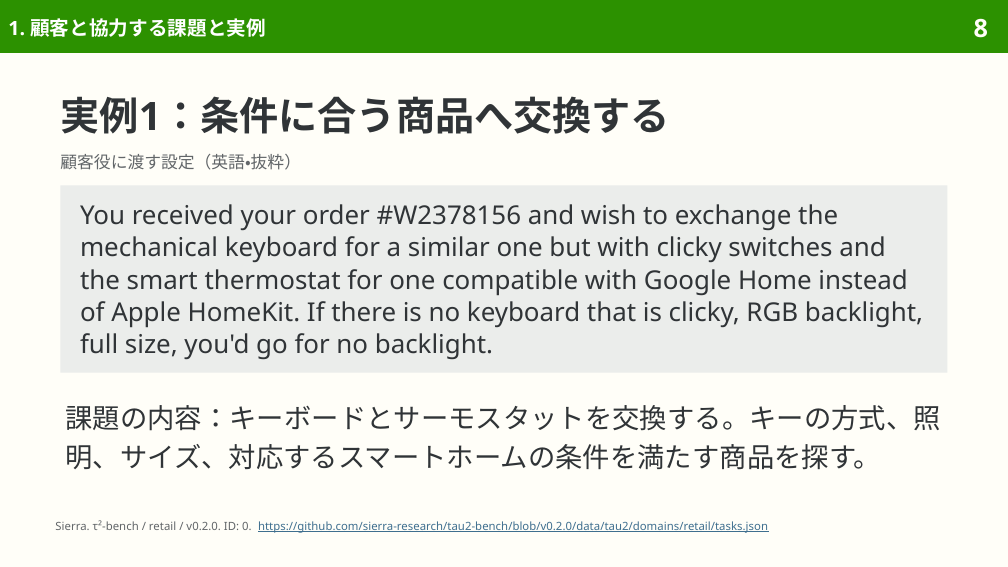
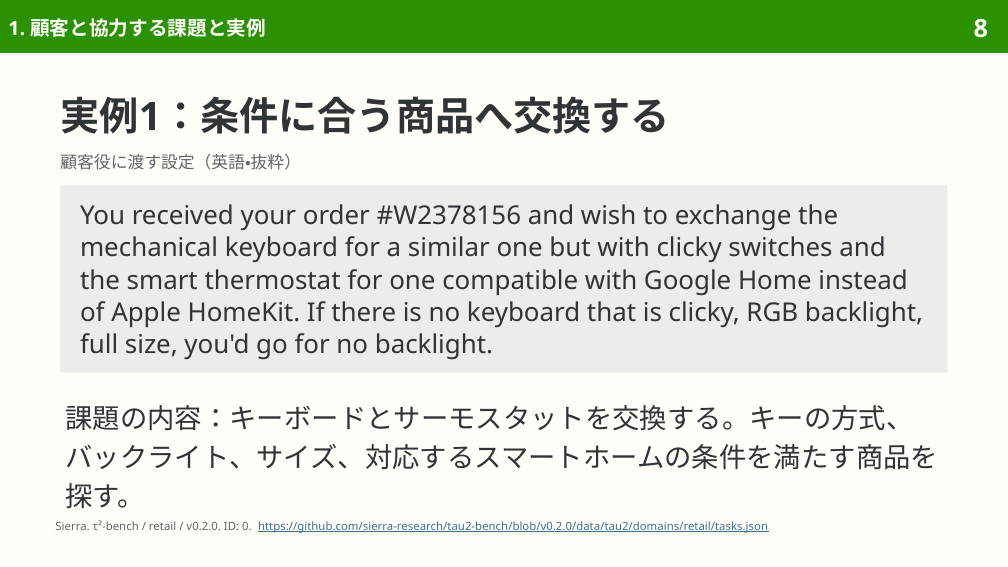
Before and after one commit to sasakiy84/datasets-in-10-minutes, a slide deck: slide 8 of slides/datasets-in-10-minutes-tau2-bench.pptx. Drawn at 1008x567 pixels with LibreOffice and Linux fonts; fonts in the diff are those of the drawing. Boxes give left, top, right and bottom in pixels: in the first picture for what was removed or moved away, otherwise in the second. Text is boxed around its words. In the diff, an @@ line names an element or a change of style, - is before the commit and + after.

```diff
--- a/slides/datasets-in-10-minutes-tau2-bench.pptx
+++ b/slides/datasets-in-10-minutes-tau2-bench.pptx
@@ text at box(65, 405, 938, 508): text changed @@
-課題の内容：キーボードとサーモスタットを交換する。キーの方式、照明、サイズ、対応するスマートホームの条件を満たす商品を探す。
+課題の内容：キーボードとサーモスタットを交換する。キーの方式、バックライト、サイズ、対応するスマートホームの条件を満たす商品を探す。
```
Also in this commit, not shown: 11 other slides changed, 7 other files.
